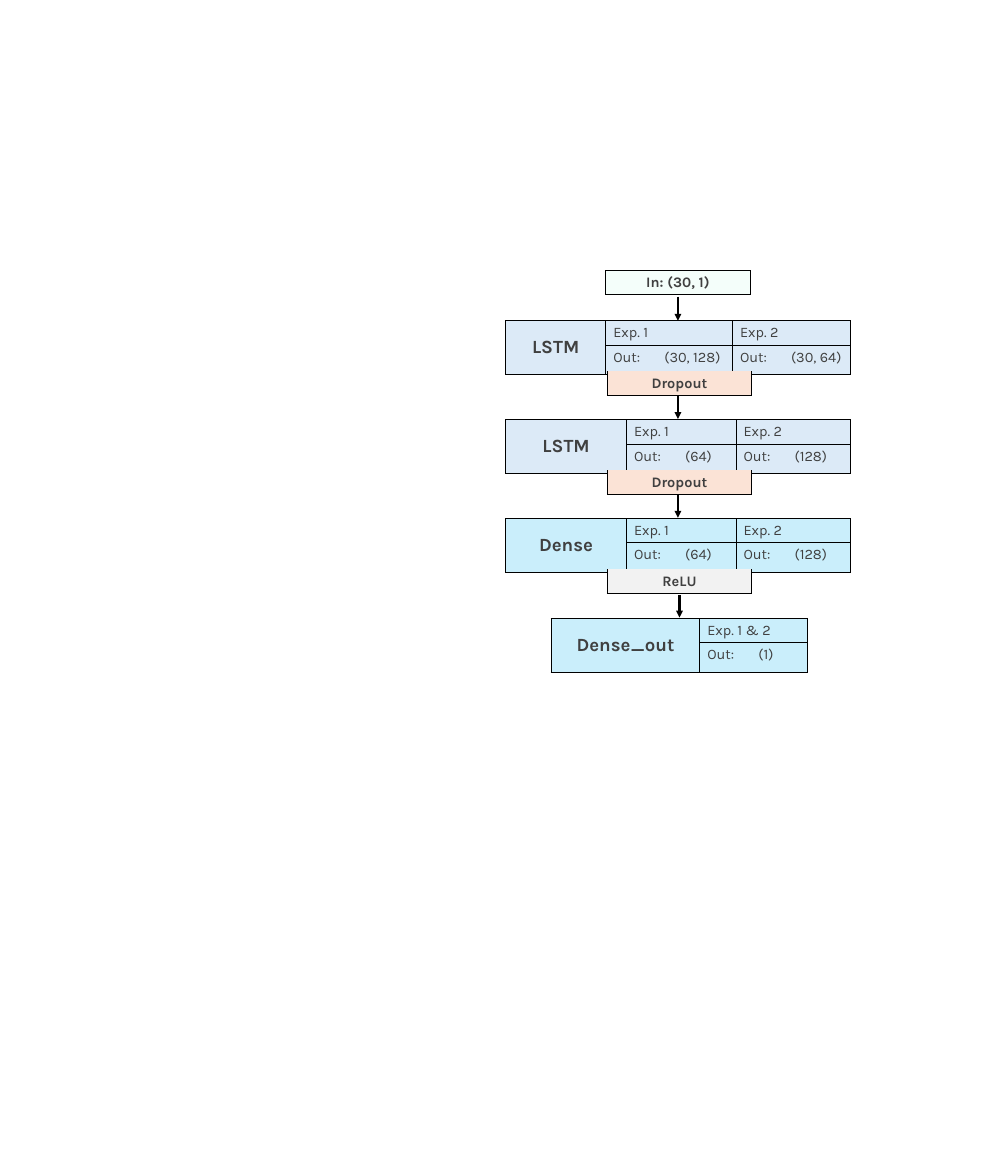
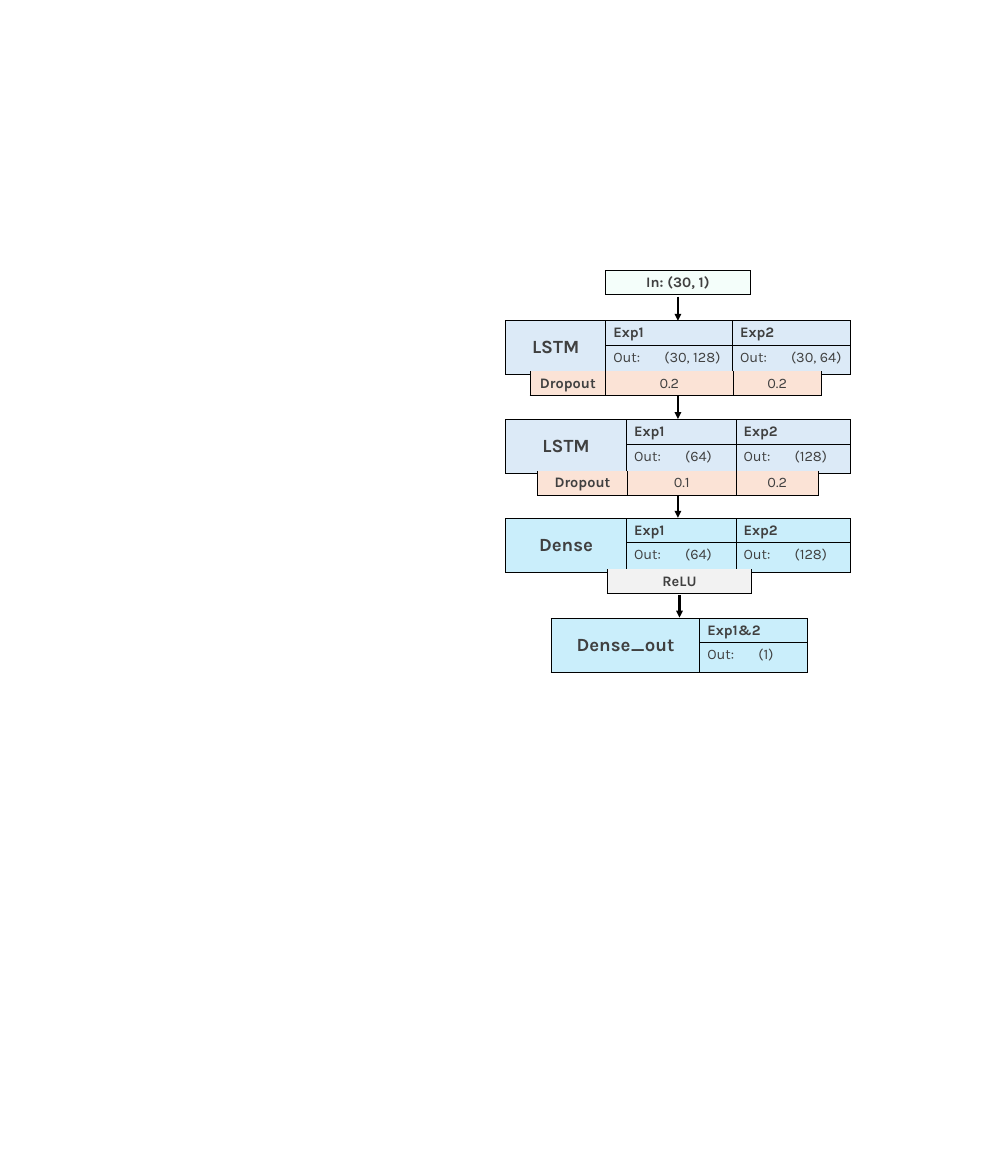
Before and after one commit to virsel/analyseprojekt, a slide deck: slide 2 of modellierung.pptm. Drawn at 994x1176 pixels with LibreOffice and Linux fonts; fonts in the diff are those of the drawing. Boxes give left, top, right and bottom in pixels: in the first picture for what was removed or moved away, otherwise in the second. Text is boxed around its words. In the diff, an @@ line names an element or a change of style, - is before the commit and + after.

```diff
--- a/modellierung.pptm
+++ b/modellierung.pptm
@@ table at box(506, 321, 851, 371) @@
-row 1, column 2: Exp. 1
+row 1, column 2: Exp1
-row 1, column 3: Exp. 2
+row 1, column 3: Exp2
@@ table at box(530, 371, 821, 396) @@
+column 2: 0.2
+column 3: 0.2
@@ table: place and size @@
-table at box(608, 371, 752, 396)
+table at box(530, 371, 821, 396)
@@ table at box(506, 420, 850, 470) @@
-row 1, column 2: Exp. 1
+row 1, column 2: Exp1
-row 1, column 3: Exp. 2
+row 1, column 3: Exp2
@@ table added at box(538, 471, 819, 495), 1 rows, 3 columns @@
+Dropout | 0.1 | 0.2
@@ table removed at box(608, 470, 752, 495), 1 rows, 1 columns @@
-Dropout
@@ table at box(506, 518, 850, 568) @@
-row 1, column 2: Exp. 1
+row 1, column 2: Exp1
-row 1, column 3: Exp. 2
+row 1, column 3: Exp2
@@ table at box(551, 618, 808, 668) @@
-row 1, column 2: Exp. 1 & 2
+row 1, column 2: Exp1&2
```
Also in this commit, not shown: 1 other slide changed, 17 other files.
